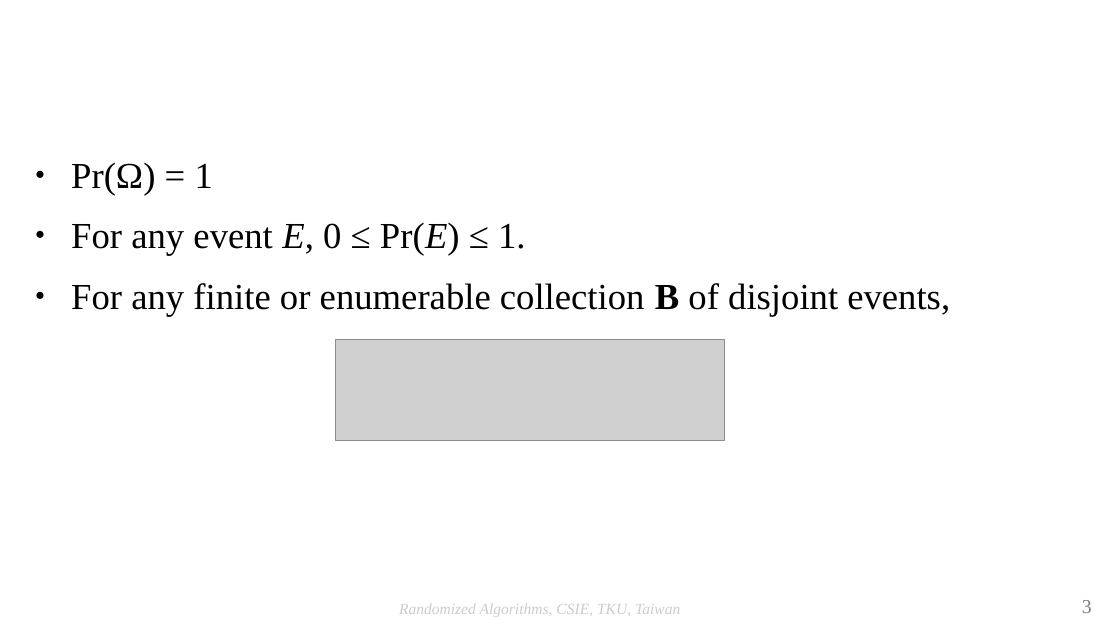
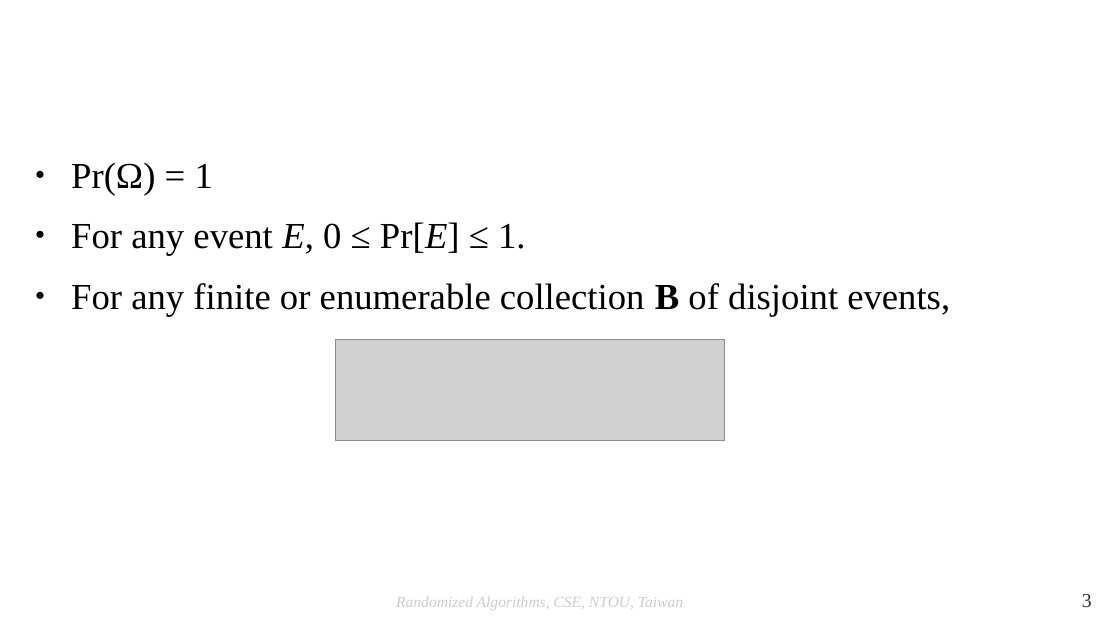
Before and after one commit to josephcclin/josephcclin.github.io, a slide deck: slide 3 of courses/rand_alg/slides/ra_lect_continuous_distributions_and_Poisson_process.odp. Drawn at 1120x630 pixels with LibreOffice and Linux fonts; fonts in the diff are those of the drawing; grey boxes stand for pictures; background and template pictures are left out. Boxes give left, top, right and bottom in pixels: in the first picture for what was removed or moved away, otherwise in the second. Text is boxed around its words. In the diff, an @@ line names an element or a change of style, - is before the commit and + after.

```diff
--- a/courses/rand_alg/slides/ra_lect_continuous_distributions_and_Poisson_process.odp
+++ b/courses/rand_alg/slides/ra_lect_continuous_distributions_and_Poisson_process.odp
@@ text at <box>71,222,526,256</box>: text changed @@
-● For any event E, 0 ≤ Pr(E) ≤ 1.
+● For any event E, 0 ≤ Pr[E] ≤ 1.
@@ text "Randomized Algorithms, CSE, NTOU, Taiwan" at <box>396,597,683,610</box>: vertical alignment middle to top @@
@@ text at <box>396,597,683,610</box>: text changed @@
-Randomized Algorithms, CSIE, TKU, Taiwan
+Randomized Algorithms, CSE, NTOU, Taiwan
@@ page number at <box>1082,594,1092,607</box>: text colour #808080 to #333333; vertical alignment middle to top @@
```
Also in this commit, not shown: 58 other slides changed, 2 other files.
